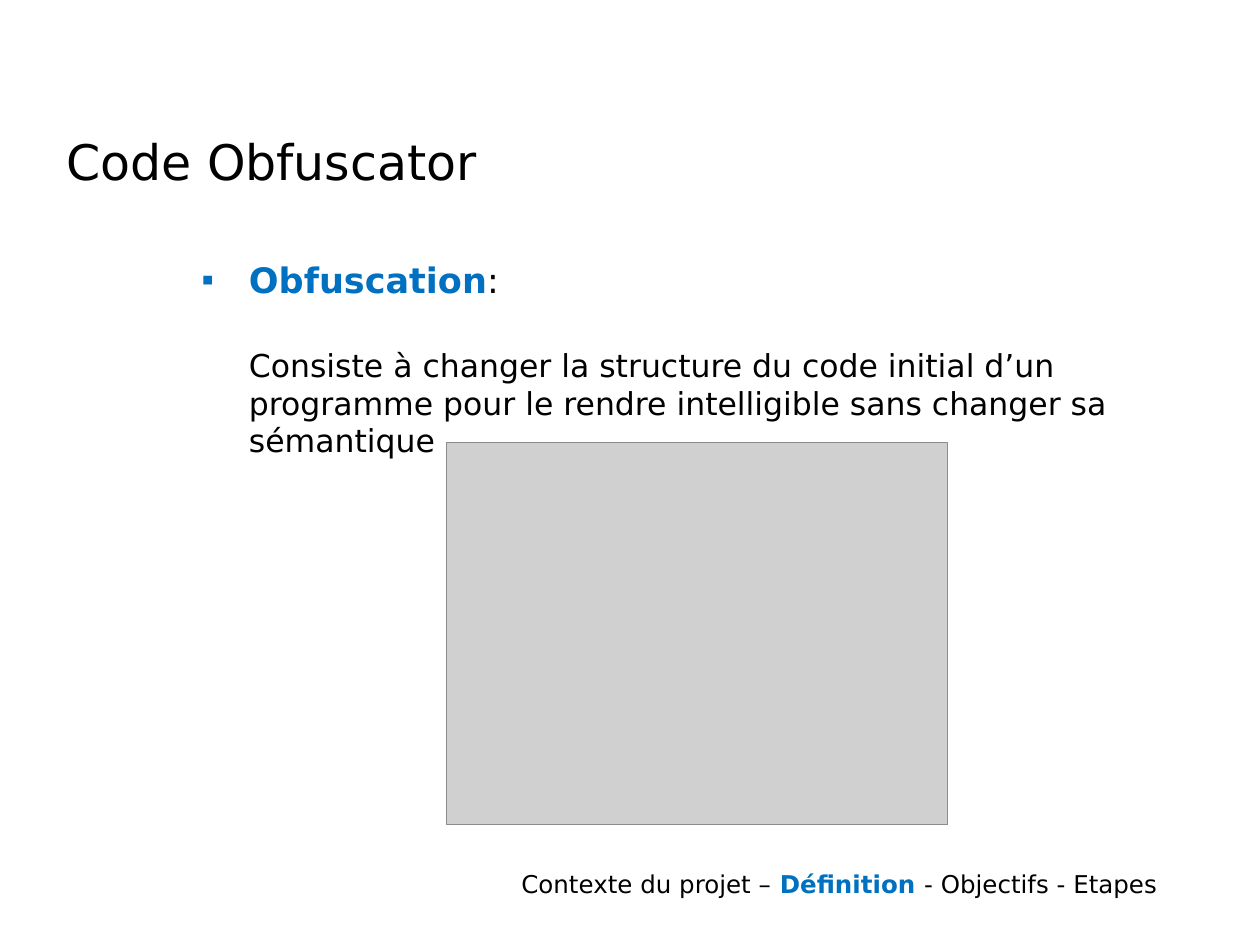
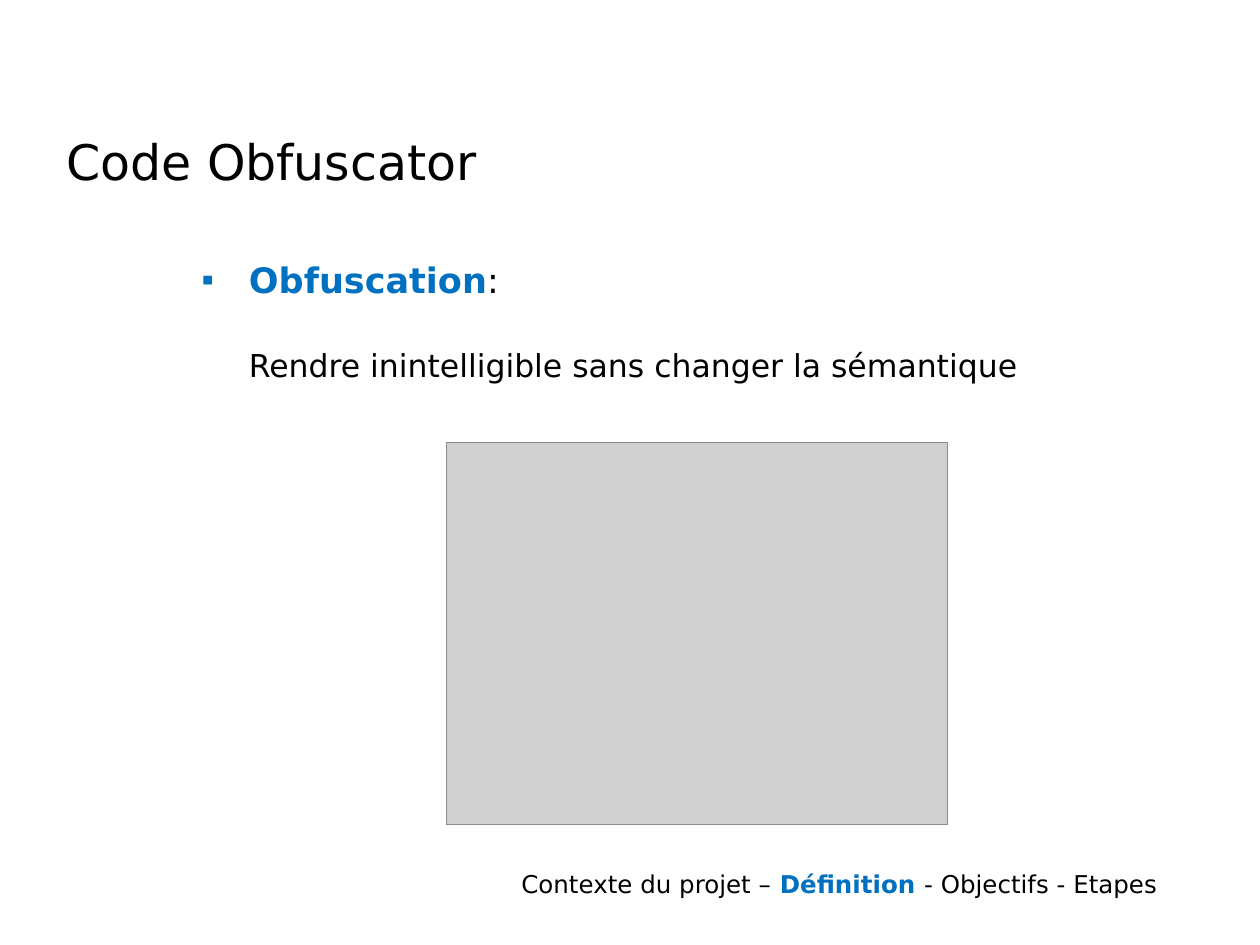
Before and after one commit to wanchouchou/code-obfuscator, a slide deck: slide 3 of CahierDesCharges.pptx. Drawn at 1260x945 pixels with LibreOffice and Linux fonts; fonts in the diff are those of the drawing; grey boxes stand for pictures; background and template pictures are left out. Boxes give left, top, right and bottom in pixels: in the first picture for what was removed or moved away, otherwise in the second. Text is boxed around its words. In the diff, an @@ line names an element or a change of style, - is before the commit and + after.

```diff
--- a/CahierDesCharges.pptx
+++ b/CahierDesCharges.pptx
@@ text at (249, 351, 1017, 384): text changed @@
-Consiste à changer la structure du code initial d’un programme pour le rendre intelligible sans changer sa sémantique
+Rendre inintelligible sans changer la sémantique
```
Also in this commit, not shown: 2 other slides changed.
